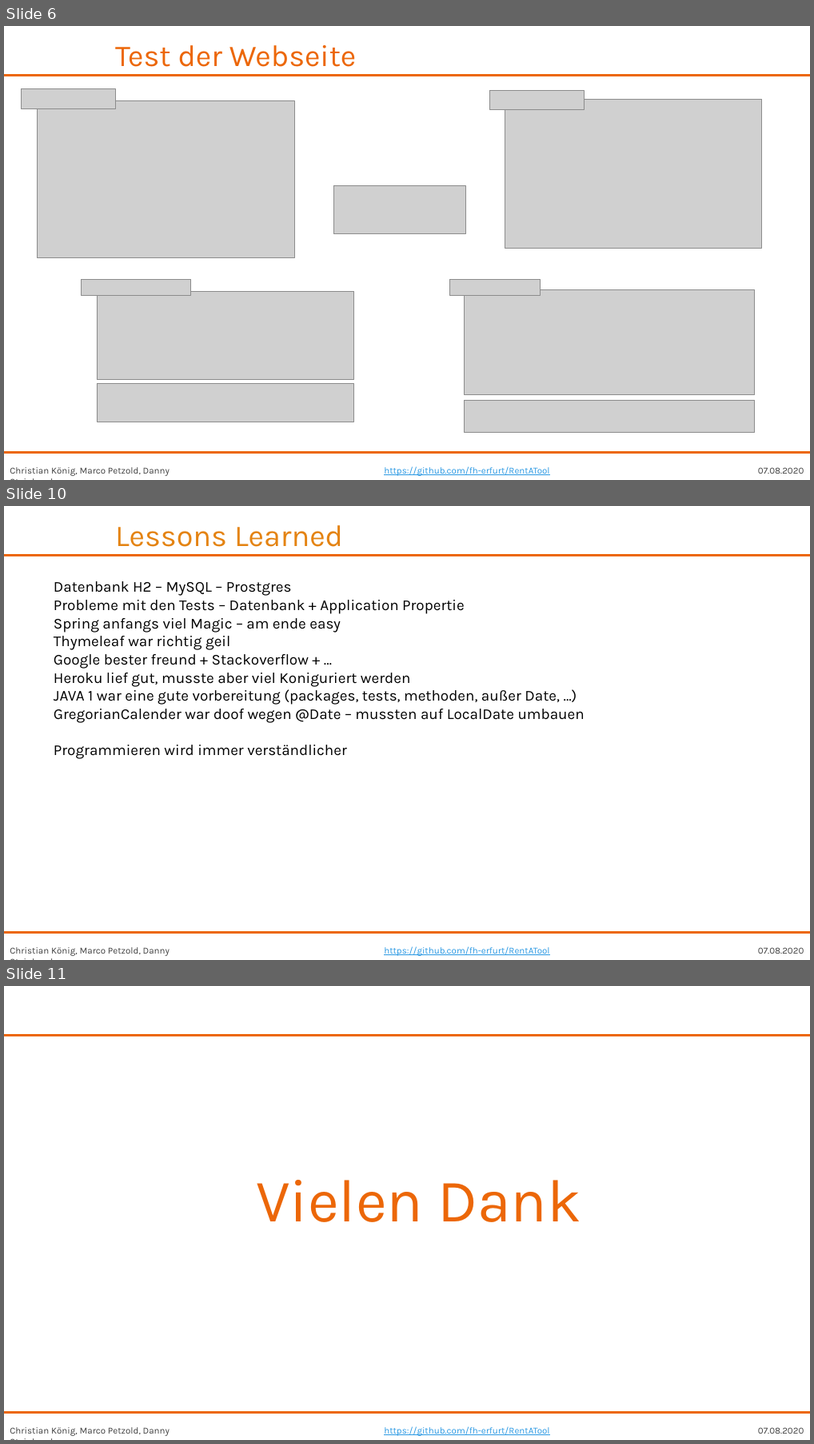
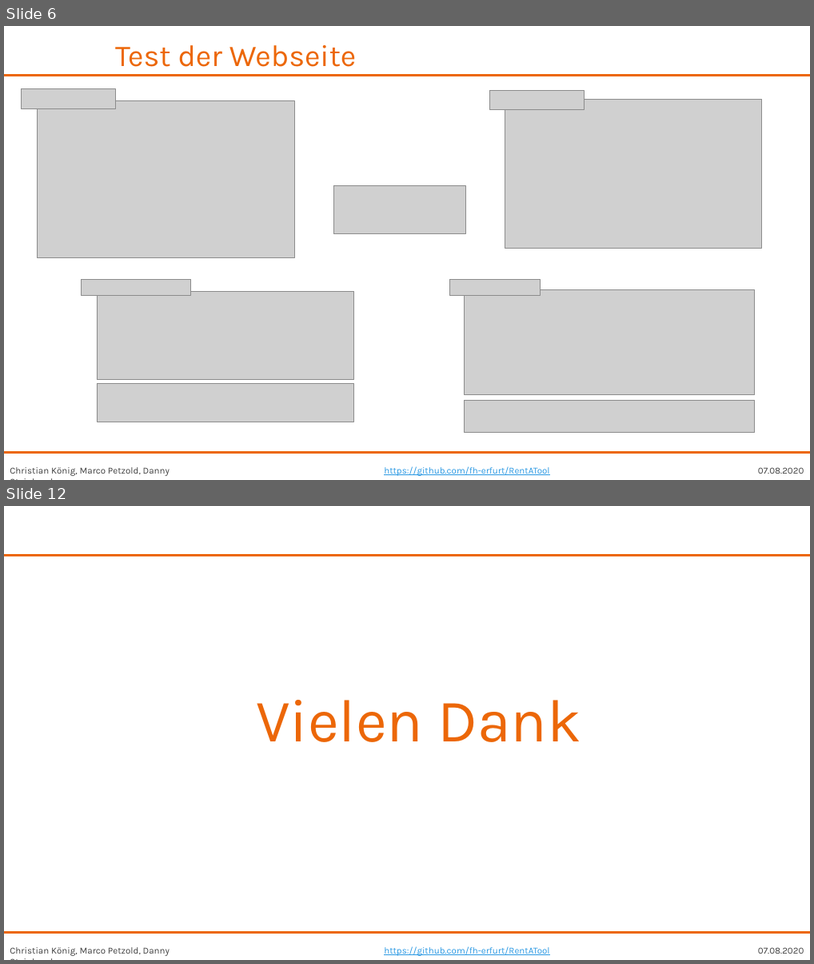
Before and after one commit to fh-erfurt/RentATool, a slide deck: share/presentations/Java 2/RentATool_17.07.2020_Danny.pptx. Shown one above the other, each under a label of ours: slides 6, 10 and 11 before the commit, slides 6 and 12 after it; the slides between them are not shown. The pictures are 814x1444 and 814x964 pixels, drawn with LibreOffice and Linux fonts; fonts in the diff are those of the drawing; grey boxes stand for pictures; background and template pictures are left out. Boxes give left, top, right and bottom in pixels: in the first picture for what was removed or moved away, otherwise in the second. Text is boxed around its words. In the diff, an @@ line names an element or a change of style, - is before the commit and + after.

```diff
--- a/share/presentations/Java 2/RentATool_17.07.2020_Danny.pptx
+++ b/share/presentations/Java 2/RentATool_17.07.2020_Danny.pptx
@@ slide 10 removed at (x1=4, y1=506, x2=810, y2=960), background #FFFFFF; not listed: 5 template elements that a slide beside it also shows @@
@@ text removed at (x1=115, y1=525, x2=343, y2=547) @@
-Lessons Learned
@@ text removed at (x1=54, y1=581, x2=585, y2=759) @@
-Datenbank H2 – MySQL – Prostgres
-Probleme mit den Tests – Datenbank + Application Propertie
-Spring anfangs viel Magic – am ende easy
-Thymeleaf war richtig geil
-Google bester freund + Stackoverflow + …
-Heroku lief gut, musste aber viel Koniguriert werden
-JAVA 1 war eine gute vorbereitung (packages, tests, methoden, außer Date, …)
-GregorianCalender war doof wegen @Date – mussten auf LocalDate umbauen
-Programmieren wird immer verständlicher
@@ what was slide 11 is now slide 12 @@
```
Also in this commit, not shown: 3 slides changed, 2 slides added.
